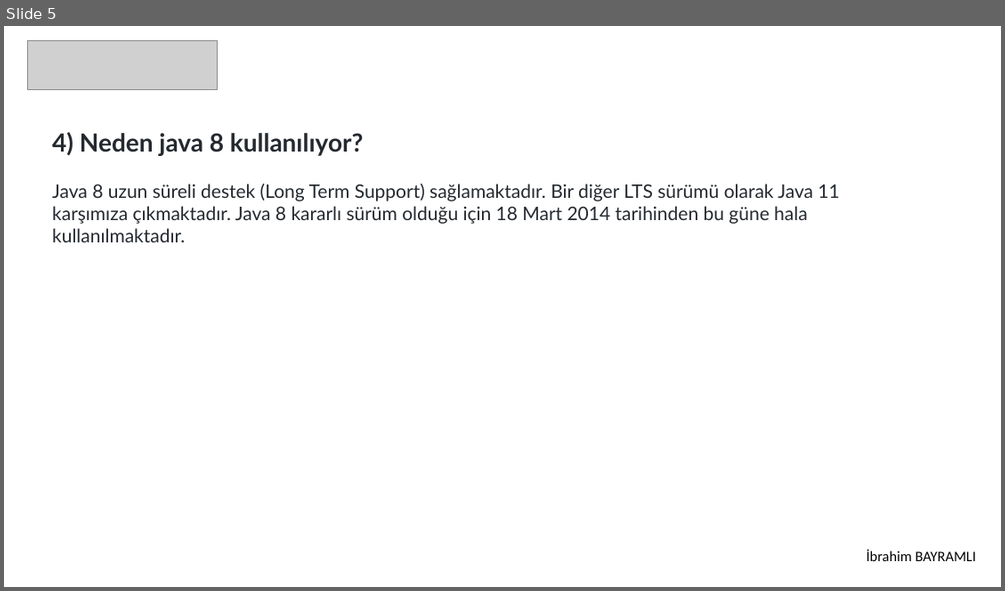
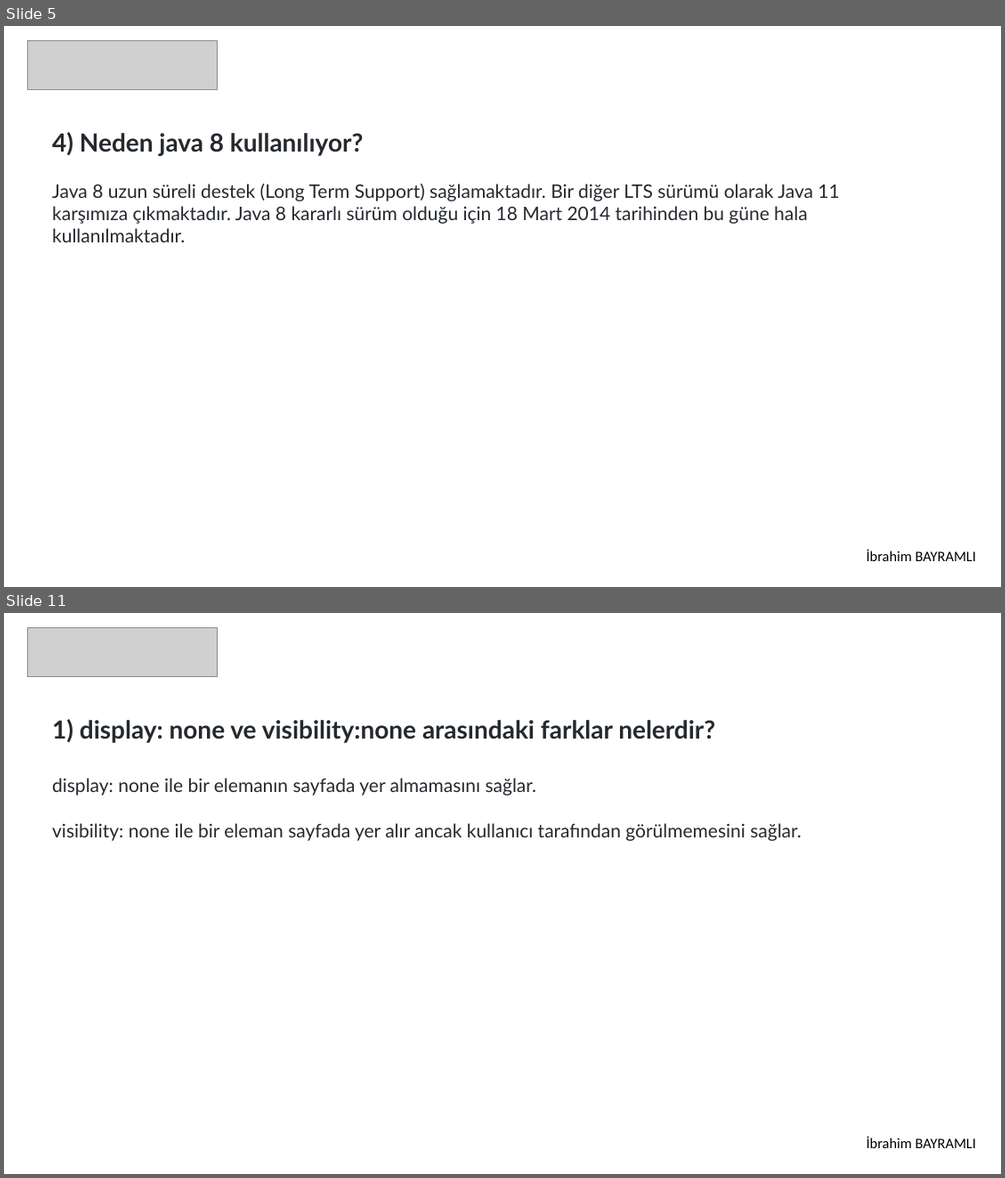
Before and after one commit to 207-Atmosware-Java-Bootcamp/2-hafta-pazartesi-odevi-ibrahimbayramli, a slide deck: Odev.pptx. Shown one above the other, each under a label of ours: slide 5 before the commit, slides 5 and 11 after it; the slides between them are not shown. The pictures are 1005x591 and 1005x1178 pixels, drawn with LibreOffice and Linux fonts; fonts in the diff are those of the drawing; grey boxes stand for pictures. Boxes give left, top, right and bottom in pixels: in the first picture for what was removed or moved away, otherwise in the second. Text is boxed around its words. In the diff, an @@ line names an element or a change of style, - is before the commit and + after.

```diff
--- a/Odev.pptx
+++ b/Odev.pptx
@@ slide 11 added at (4,613,1001,1174), background #FFFFFF @@
@@ picture added at (28,627,217,676) @@
@@ text added at (52,719,801,841), 18 pt, text #24292F @@
+1) display: none ve visibility:none arasındaki farklar nelerdir?
+display: none ile bir elemanın sayfada yer almamasını sağlar.
+visibility: none ile bir eleman sayfada yer alır ancak kullanıcı tarafından görülmemesini sağlar.
@@ text added at (866,1136,976,1148), 14 pt, text #000000 @@
+İbrahim BAYRAMLI
```
Also in this commit, not shown: 15 other slides added, 4 other files.
